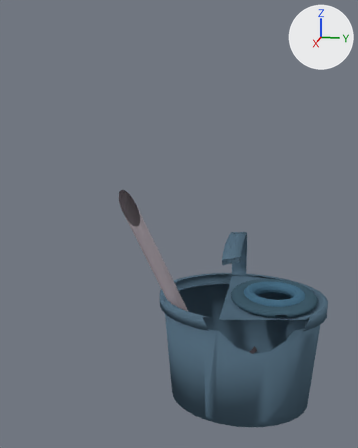
Before and after pictures for a commit that changed the Blender file Modellen/Scenery/dweil met emmer.blend.
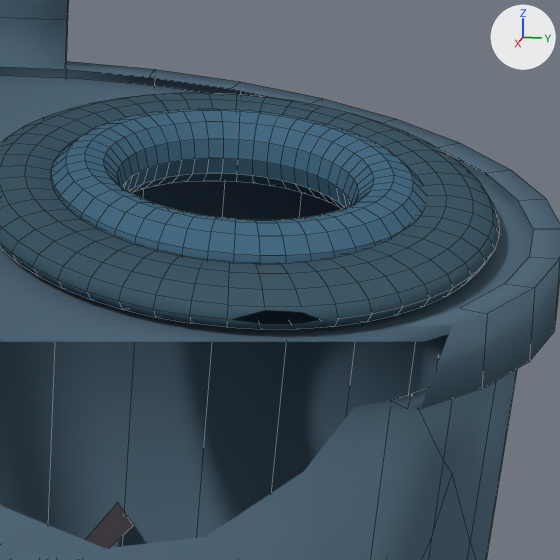
There are two pictures of each version: one whole from a 50 mm camera at (10.92, -1.86, 5.78) aimed at (2.75, -3.49, 3.74), one close up on the part from 66% to 91% of the width and 59% to 79% of the height. Lighting does not change. The marker at upper right points along +X, +Y and +Z. The close-ups show mesh edges as thin lines. Everything nearer to the camera than a plane just in front of the edit is cut away.
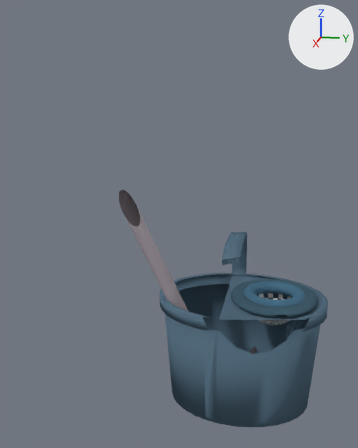
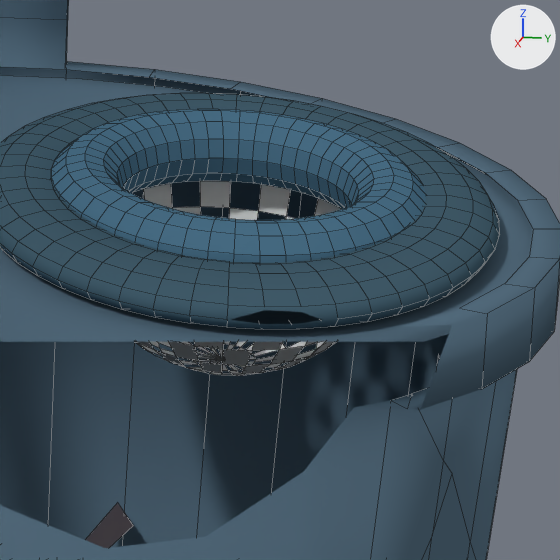
Commit message: dweil upgrade en reageerbuizen minder vertices

Boxes (x1, y1, x2, y2) around the edits, measured in the close-ups (560 x 560 px):
'Sphere', added: after (135, 181, 341, 376)

The change, as a list of edits to the scene's bpy script:
```text
Add mat_material_005:
    mat_material_005 = diffuse_material('Material.005')
    mat_material_005.base_color = (0.666, 0.686, 0.686)  # light grey #d5d8d8
Add me_sphere:
    me_sphere.from_pydata(...)  # 289 vertices, 176 faces; spans x -2.41..-0.41, y -8.09..-6.09, z -0.31..0.69
    me_sphere.materials.append(mat_material_005)  # light grey #d5d8d8
Add ob_sphere:
    ob_sphere = bpy.data.objects.new('Sphere', me_sphere)
    ob_sphere.location = (3.097, 1.654, 2.043)
    ob_sphere.scale = (0.493, 0.493, 0.493)
```
